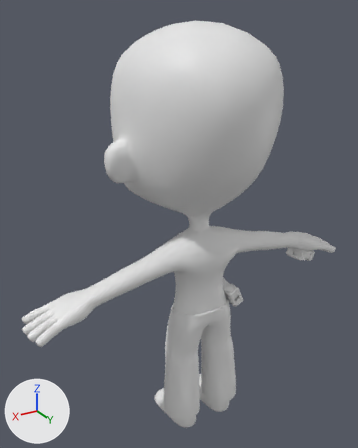
Before and after pictures for a commit that changed the Blender file Assets/Arts/Model/Character/Player Character.blend.
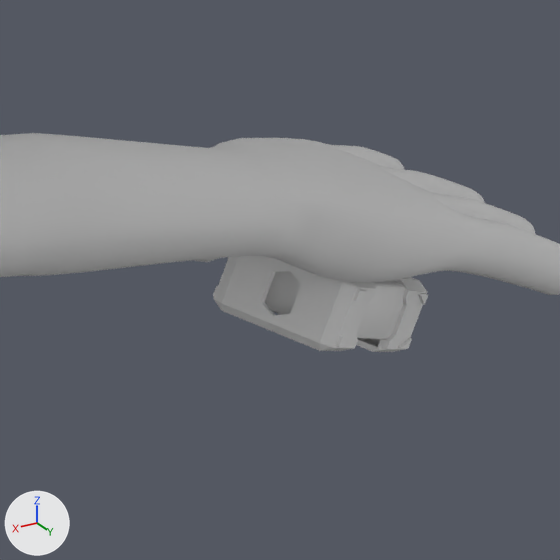
Each version is shown whole from a 50 mm lens placed at (1.187, 1.807, 2.029), pointed at (0.05, -0.087, 1.082), then close up on the part from 72% to 93% of the width and 47% to 64% of the height. Arrows for +X, +Y and +Z are at lower left; the lights stay in place.

Script lines for the objects in view, before the commit:
```python
me_body = bpy.data.meshes.new('body')
me_body.from_pydata(...)  # 6506 vertices, 6504 faces; spans x -0.86..0.86, y -0.41..0.38, z 0.0..1.99
me_body.materials.append(None)
me_box_final_008 = bpy.data.meshes.new('Box_final.008')
me_box_final_008.from_pydata(...)  # 91 vertices, 96 faces; spans x -0.0298..0.0299, y -0.0208..0.0329, z -0.0153..0.0366
me_cube_002 = bpy.data.meshes.new('Cube.002')
me_cube_002.from_pydata(...)  # 96 vertices, 98 faces; spans x -0.0221..0.0221, y -0.0723..0.0723, z -0.0452..0.0452
ob_bump_4 = bpy.data.objects.new('Bump 4', me_box_final_008)
ob_bump_4.parent = ob_katan_box
ob_bump_4.matrix_parent_inverse = Matrix(((0.91, 0.0, -0.416, 0.434), (0.0, 1.0, 0.0, -0.0371), (0.416, 0.0, 0.91, -0.546), (0.0, 0.0, 0.0, 1.0)))
ob_bump_4.location = (-0.179, -0.0359, 0.643)
ob_bump_4.rotation_euler = (0.0, 0.429, 0.0)  # degrees (0, 25, 0)
ob_katan_box = bpy.data.objects.new('Katan Box', me_cube_002)
ob_katan_box.location = (-0.6797, 0.0211, 0.7887)
ob_katan_box.rotation_euler = (1.326, 1.15, 0.14)  # degrees (76, 66, 8)
ob_player = bpy.data.objects.new('Player', me_body)
ob_player.location = (0.0, 0.0, 0.0)
# also in view: 'Bump 1' at (-0.618, 0.019, 0.81); 'Bump 3' at (-0.635, 0.065, 0.805)
```
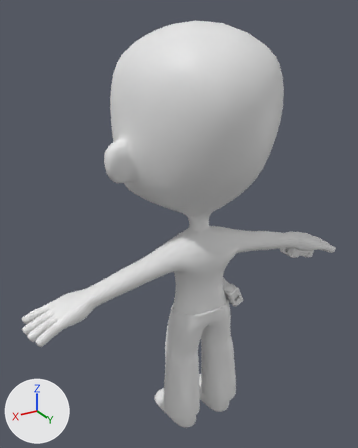
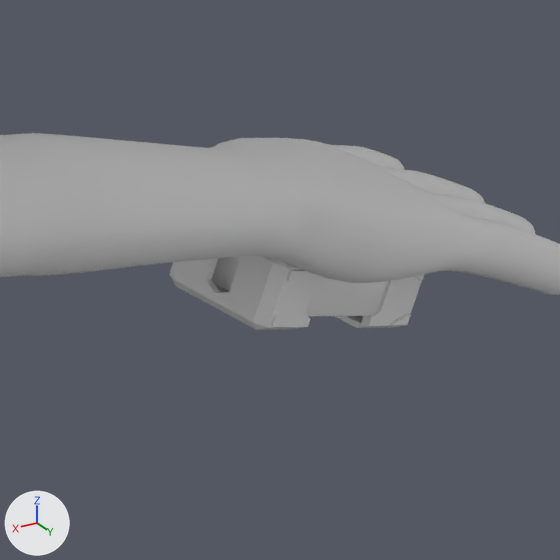
What changed in the scene script:
```text
Change ob_katan_box:
    ob_katan_box.location: (-0.6797, 0.0211, 0.7887) -> (-0.6623, 0.0094, 0.8084)
    ob_katan_box.rotation_euler: (1.326, 1.15, 0.14) -> (1.428, 1.282, -0.0533)  # degrees (76, 66, 8) -> degrees (82, 73, -3.1)
```

What differs and where, as boxes [x1, y1, x2, y2] in the close-ups (560 x 560 px):
'Bump 3', moved, turned: before [270, 266, 377, 351]; after [213, 256, 322, 330]
'Katan Box', moved, turned: before [265, 271, 405, 339]; after [211, 257, 388, 316]
'Bump 1', moved, turned: before [213, 256, 292, 330]; after [170, 258, 229, 307]
'Bump 4', moved, turned: before [356, 277, 428, 352]; after [335, 274, 425, 328]
